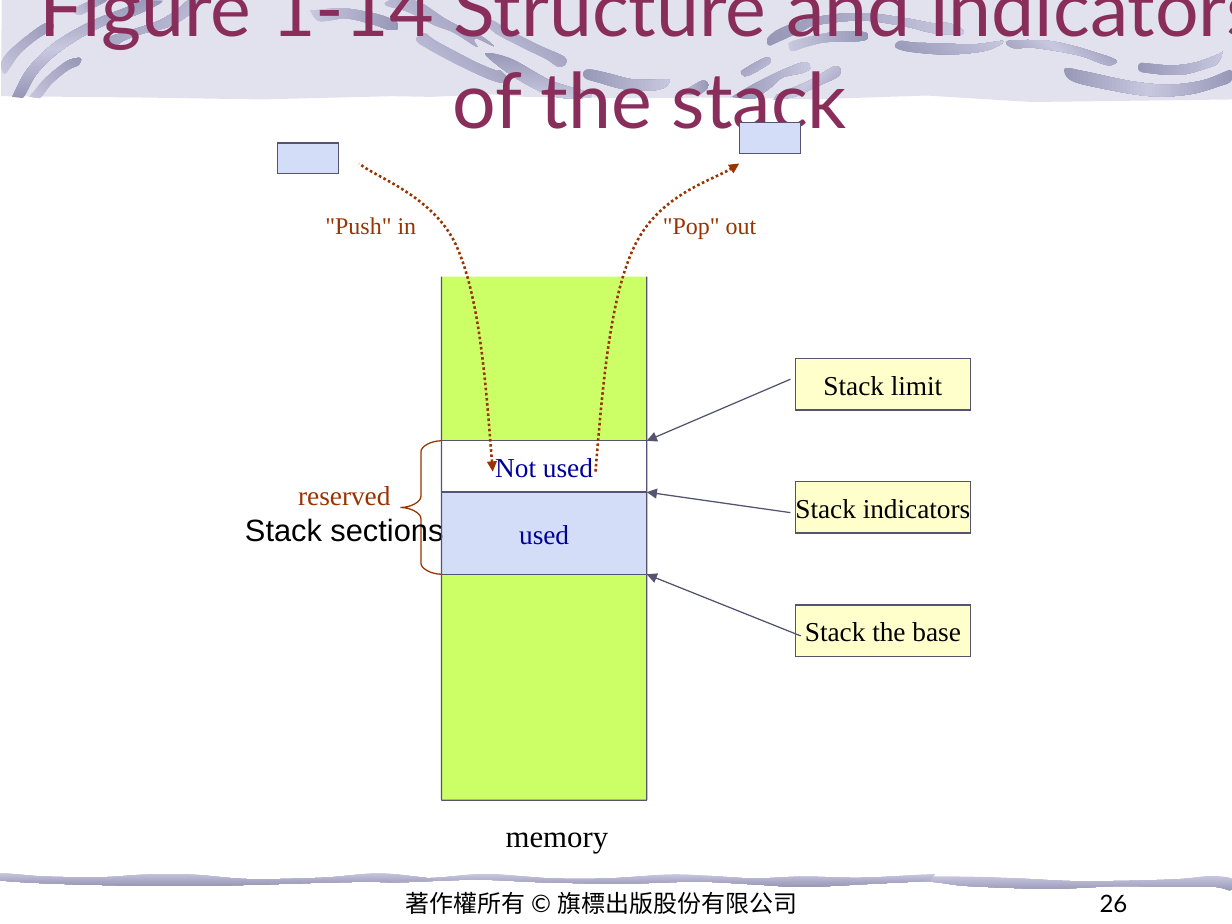
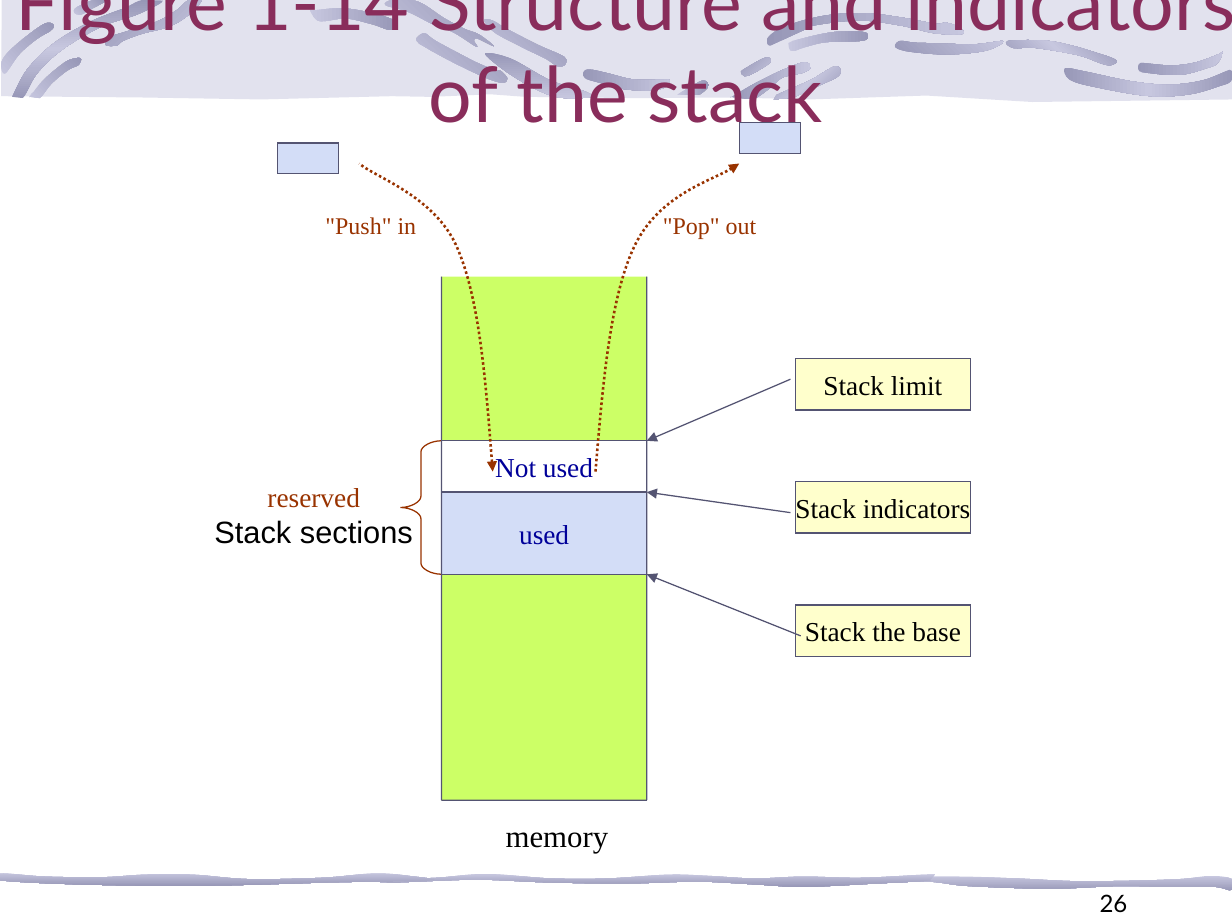
Before and after one commit to kevincdj3269-hash/Operating_System-, a slide deck: slide 26 of Course PPT/CH 1/Chapter 1 Introduction to Operating Systems.pptx.ppt. Drawn at 1232x924 pixels with LibreOffice and Linux fonts; fonts in the diff are those of the drawing; background and template pictures are left out. Boxes give left, top, right and bottom in pixels: in the first picture for what was removed or moved away, otherwise in the second. Text is boxed around its words. In the diff, an @@ line names an element or a change of style, - is before the commit and + after.

```diff
--- a/Course PPT/CH 1/Chapter 1 Introduction to Operating Systems.pptx.ppt
+++ b/Course PPT/CH 1/Chapter 1 Introduction to Operating Systems.pptx.ppt
@@ title "Figure 1-14 Structure and indicators ..." rewrapped from <box>40,0,1232,141</box> to <box>15,0,1232,135</box> @@
@@ text "reserved" rewrapped from <box>245,486,443,547</box> to <box>214,488,413,544</box> @@
@@ text removed at <box>406,891,797,914</box> @@
-著作權所有 © 旗標出版股份有限公司
```
Also in this commit, not shown: 17 other slides changed.
